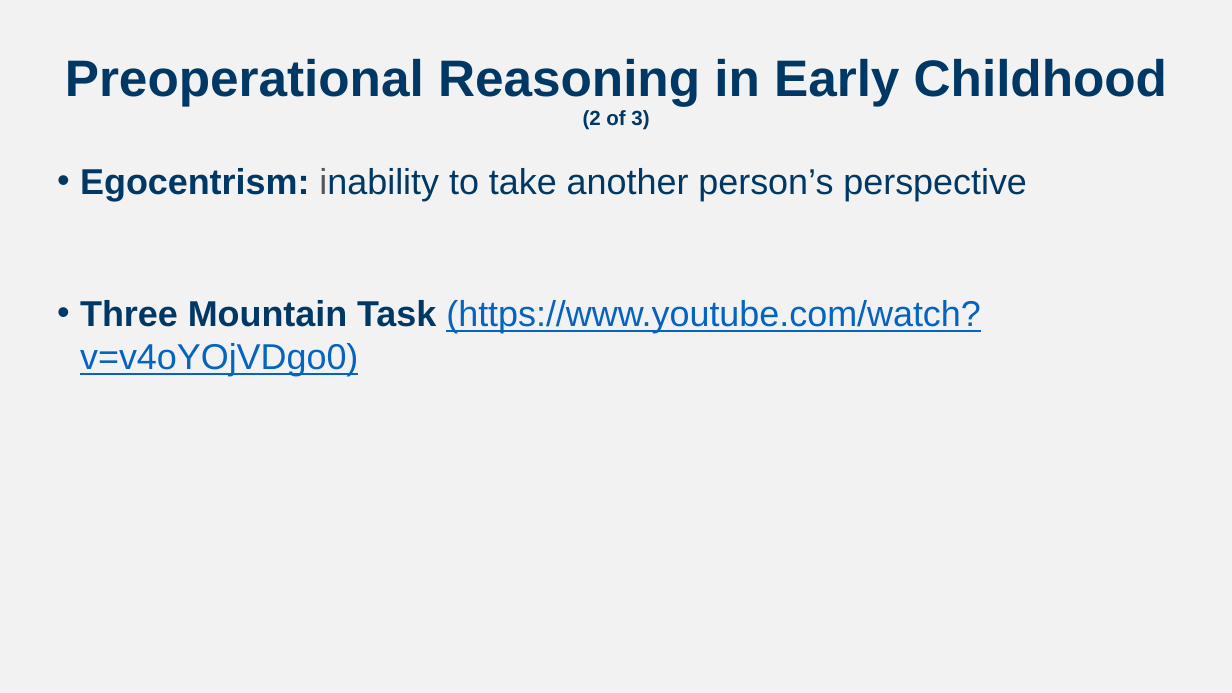
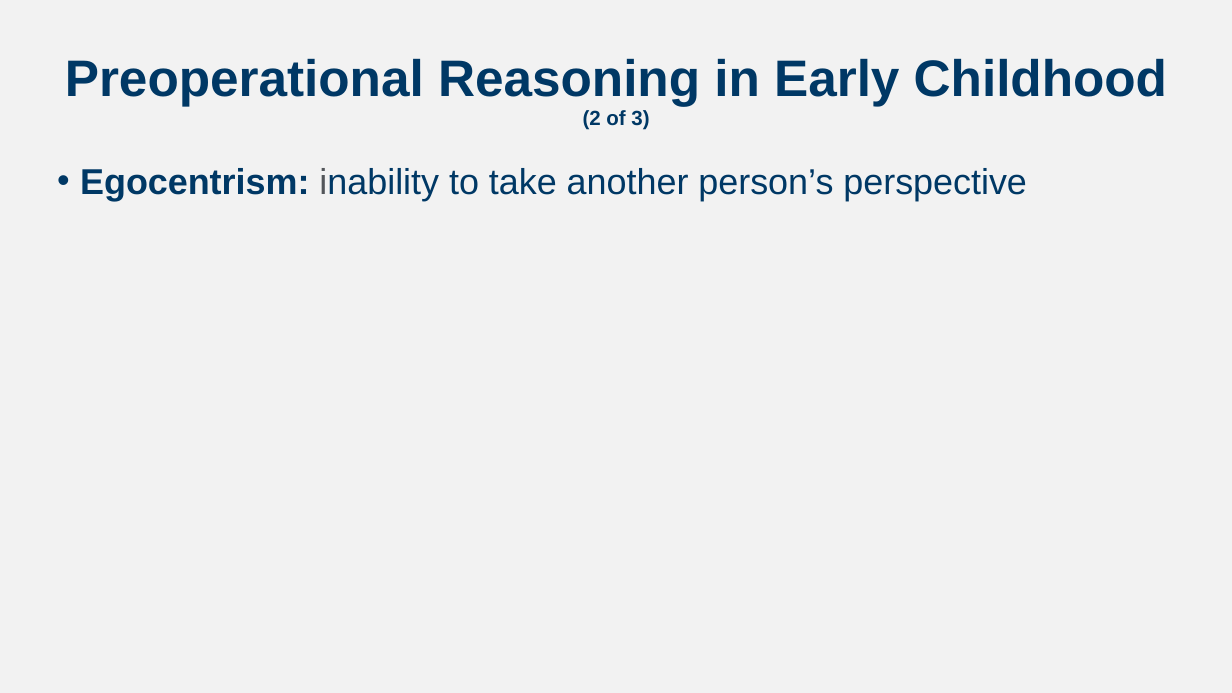
Before and after one commit to npm27/Teaching-Materials, a slide deck: slide 18 of Developmental Fall 23/Slides/Chapter 6.pptx (slide 17 before the commit). Drawn at 1232x693 pixels with LibreOffice and Linux fonts; fonts in the diff are those of the drawing. Boxes give left, top, right and bottom in pixels: in the first picture for what was removed or moved away, otherwise in the second. Text is boxed around its words. In the diff, an @@ line names an element or a change of style, - is before the commit and + after.

```diff
--- a/Developmental Fall 23/Slides/Chapter 6.pptx
+++ b/Developmental Fall 23/Slides/Chapter 6.pptx
@@ text at <box>80,300,980,376</box>: paragraph removed @@
-• Three Mountain Task (https://www.youtube.com/watch?v=v4oYOjVDgo0)
```
Also in this commit, not shown: 9 other slides changed, 4 slides added, 1 slide removed, 1 other file.
